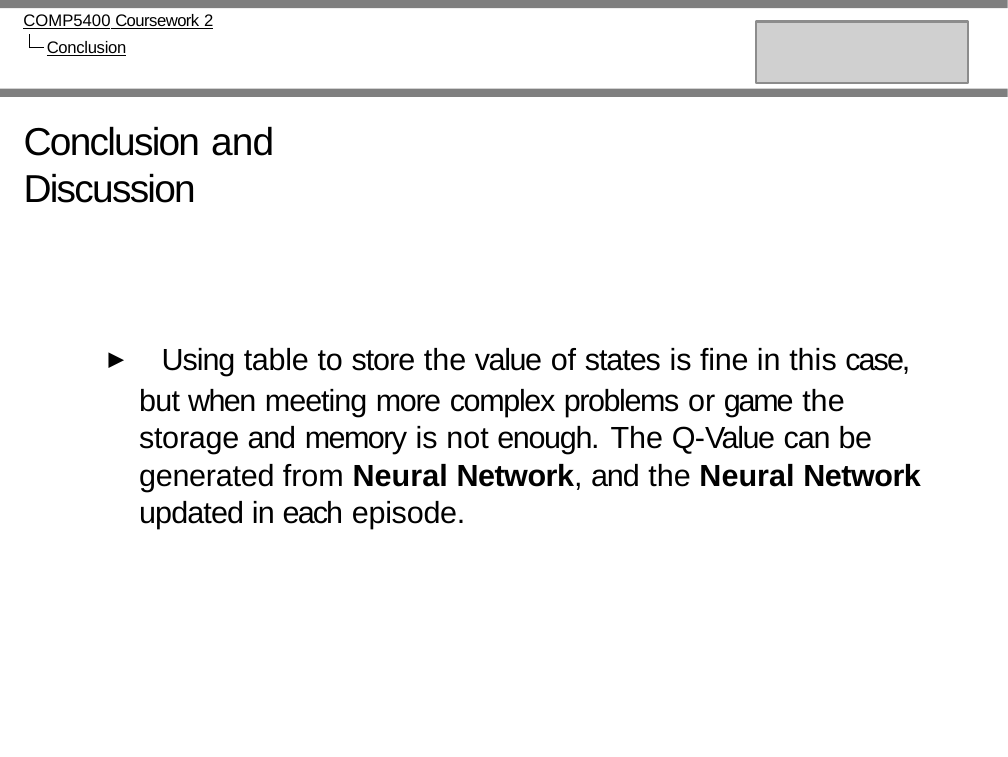
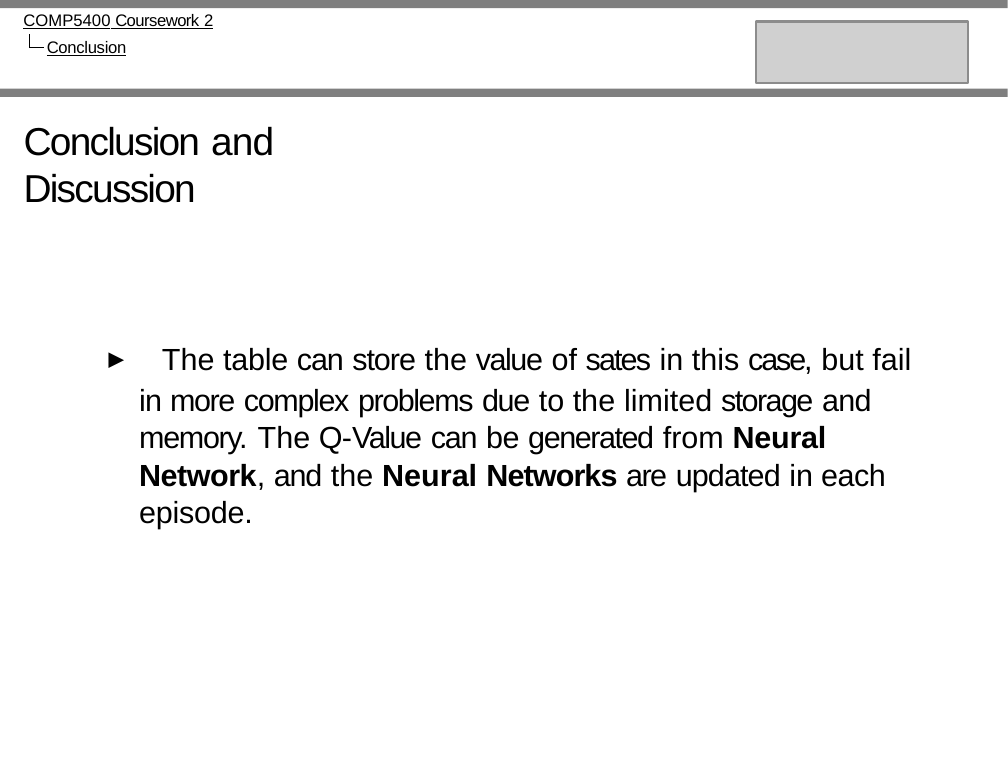
Before and after one commit to Neowless/COMP5400_Courework2, a slide deck: slide 18 of University_of_Leeds_Beamer_template__1_.pptx. Drawn at 1008x757 pixels with LibreOffice and Linux fonts; fonts in the diff are those of the drawing; grey boxes stand for pictures. Boxes give left, top, right and bottom in pixels: in the first picture for what was removed or moved away, otherwise in the second. Text is boxed around its words. In the diff, an @@ line names an element or a change of style, - is before the commit and + after.

```diff
--- a/University_of_Leeds_Beamer_template__1_.pptx
+++ b/University_of_Leeds_Beamer_template__1_.pptx
@@ text at (x1=139, y1=348, x2=911, y2=529): text changed @@
-▶ Using table to store the value of states is fine in this case, but when meeting more complex problems or game the storage and memory is not enough. The Q-Value can be generated from Neural Network, and the Neural Network updated in each episode.
+▶ The table can store the value of sates in this case, but fail in more complex problems due to the limited storage and memory. The Q-Value can be generated from Neural Network, and the Neural Networks are updated in each episode.
```
Also in this commit, not shown: 8 other slides changed, 2 other files.
